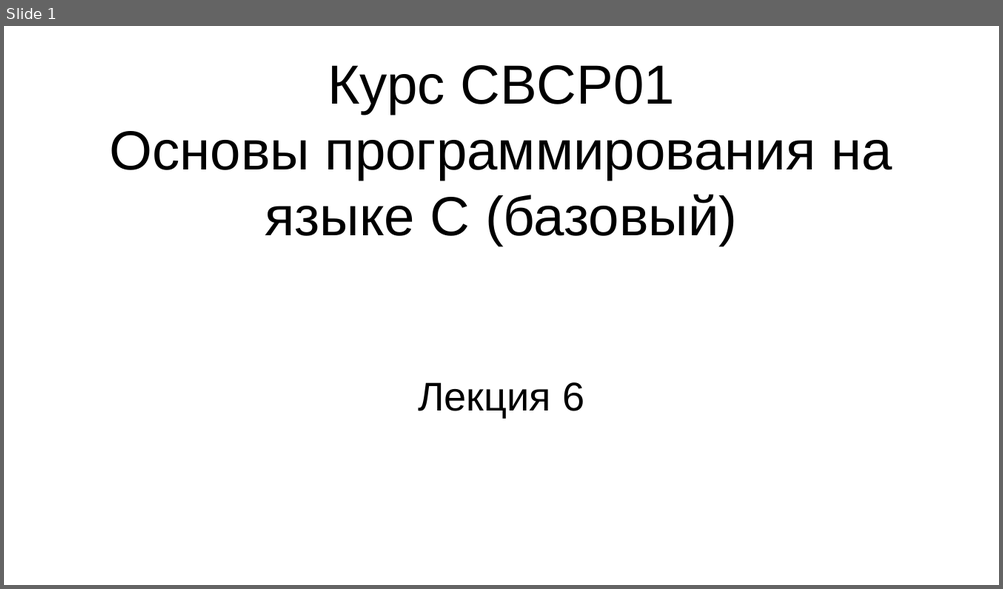
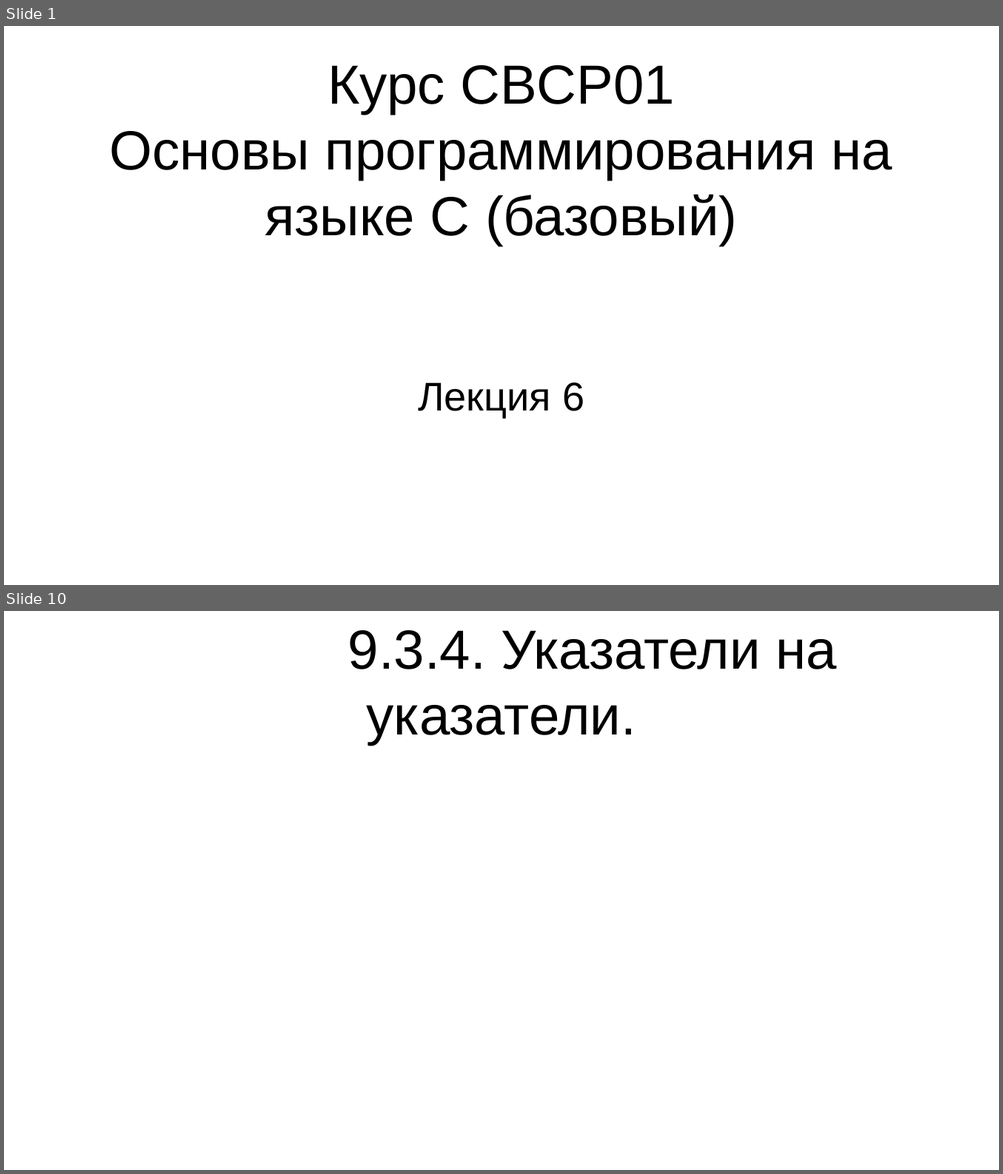
Before and after one commit to steelcraft/stud-lab, a slide deck: Лекции/CBCP01#L6.odp. Shown one above the other, each under a label of ours: slide 1 before the commit, slides 1 and 10 after it; the slides between them are not shown. The pictures are 1003x589 and 1003x1174 pixels, drawn with LibreOffice and Linux fonts; fonts in the diff are those of the drawing. Boxes give left, top, right and bottom in pixels: in the first picture for what was removed or moved away, otherwise in the second. Text is boxed around its words. In the diff, an @@ line names an element or a change of style, - is before the commit and + after.

```diff
--- a/Лекции/CBCP01#L6.odp
+++ b/Лекции/CBCP01#L6.odp
@@ slide 10 added at bbox=[4, 611, 999, 1170], background #FFFFFF @@
@@ title added at bbox=[348, 630, 836, 745], 44 pt, text #000000 @@
+9.3.4. Указатели на указатели.
```
Also in this commit, not shown: 12 other slides added.
